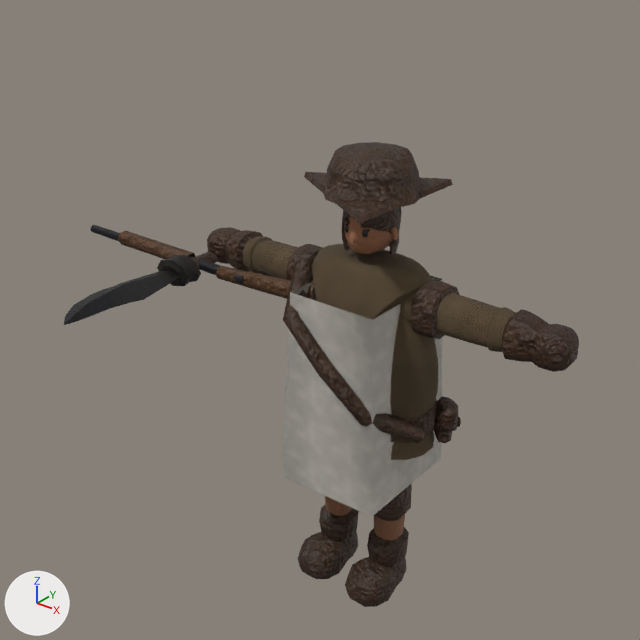
Before and after pictures for a commit that changed the glTF model csharp/Unciv.Godot/Packs/units/models/unit/Janissary.glb.
The view is the same before and after, from a 50 mm camera at (0.768, -1.09, 1.17) aimed at (-0.073, -0.039, 0.518). Lighting does not change. The marker at lower left points along +X, +Y and +Z. The older version comes first. Vertices at exactly the same position are counted once.

Objects in the first picture: 'Knife', 'Musket', 'Warrior'.
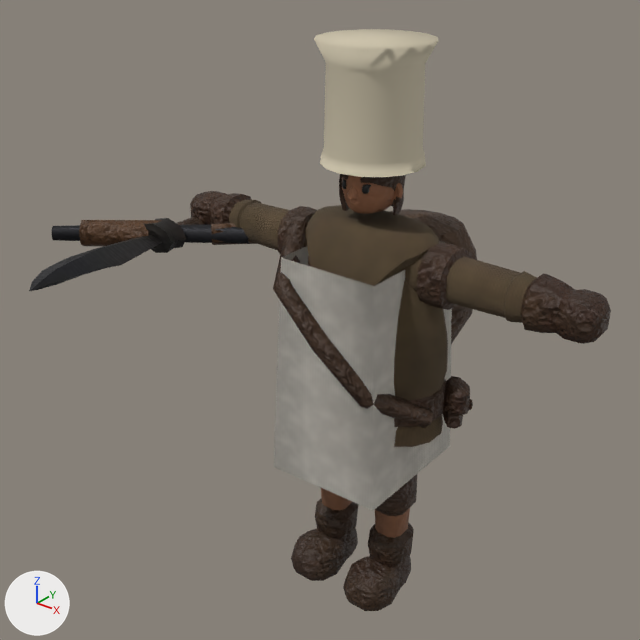
Pixel boxes (x1, y1, x2, y2) of what changed, in the pictures (640 x 640 px; the box of a moved part takes in the faces that stretch with it):
'Warrior', reshaped, moved, rescaled (13% wider, 25% taller): before (207, 142, 579, 607); after (190, 29, 611, 611)
'Knife', moved, rescaled (12% wider): before (64, 251, 220, 325); after (29, 217, 204, 291)
'Musket', reshaped, moved, rescaled: before (90, 225, 317, 301); after (52, 220, 257, 246)
part 1 of me_mesh_skinned, added (brown): after (390, 209, 477, 344)
part 2 of me_mesh_skinned, built on: before (304, 142, 450, 224); after (314, 29, 439, 177)
part 3 of me_mesh_skinned, recoloured: before (343, 172, 453, 223); after (320, 154, 381, 177)
part 4 of me_mesh_skinned, recoloured: before (343, 172, 453, 223); after (320, 154, 381, 177)
part 5 of me_mesh_musket, deleted (brown): before (118, 231, 196, 259)
part 6 of me_mesh_musket, moved or reshaped: before (90, 225, 317, 301); after (52, 220, 257, 246)

Patch to the scene script:
```diff
--- a/csharp/Unciv.Godot/Packs/units/models/unit/Janissary.glb.py
+++ b/csharp/Unciv.Godot/Packs/units/models/unit/Janissary.glb.py
@@ mat_bone @@
+mat_bone = bpy.data.materials.new('Bone')
+mat_bone.use_nodes = True; mat_bone.node_tree.nodes.clear()
+_N = mat_bone.node_tree.nodes; _L = mat_bone.node_tree.links
+n0 = _N.new('ShaderNodeBsdfPrincipled'); n0.name = 'Principled BSDF'
+n0.inputs[2].default_value = 0.8  # 'Roughness'
+n1 = _N.new('ShaderNodeOutputMaterial'); n1.name = 'Material Output'
+n2 = _N.new('ShaderNodeVertexColor'); n2.name = 'Color Attribute'
+_L.new(n0.outputs[0], n1.inputs[0])  # 'BSDF' to 'Surface'
+_L.new(n2.outputs[0], n0.inputs[0])  # 'Color' to 'Base Color'
@@ me_mesh_skinned @@
 # used by ob_warrior; location = (0.0, 0.0, -0.01); scale = (0.39, 0.39, 0.39)
-me_mesh_skinned.from_pydata(...)  # 2492 vertices, 4631 faces; spans x -0.92..0.92, y -0.33..0.3, z 0.02..2.11
+me_mesh_skinned.from_pydata(...)  # 2621 vertices, 4879 faces; spans x -0.92..0.92, y -0.33..0.54, z 0.02..2.3
+# me_mesh_skinned part 1: a new loose piece of 58 vertices spanning x -0.23..0.23, y 0.17..0.54, z 1.02..1.58, in mat_leather
+# me_mesh_skinned part 2
+# 27 vertices are removed from x -0.36..0.17, y -0.31..0.15, z 1.93..2.11
+# 79 faces are deleted
+# 24 vertices move from x -0.35..0.2, y -0.32..0.3, z 1.93..2.09 to x -0.19..0.18, y -0.19..0.19, z 1.87..1.92
+# 53 vertices are added at x -0.21..0.21, y -0.21..0.21, z 1.87..2.3
+# 5 new vertices lie (0.04, 0.06, 0.0) away from vertices in x -0.35..0.14, y -0.14..0.06, z 1.87..2.22
+# 143 new faces join them, mat_bone
+# me_mesh_skinned part 3: 17 kept faces spanning x -0.19..0.13, y -0.19..0.19, z 1.87..1.91 get new vertex colours; the middle colour goes from brown #422a16 to beige #cdc3aa
+# me_mesh_skinned part 4: 17 faces spanning x -0.19..0.13, y -0.19..0.19, z 1.87..1.91 switch from mat_leather to mat_bone
+# other edits to the shape of me_mesh_skinned do not show in these pictures
 me_mesh_skinned.materials.append(mat_wool)
@@ me_mesh_musket @@
 # used by ob_musket; location = (-0.289, -0.049, 0.567); rotation_euler = (1.571, 1.571, 0.0), in degrees (90, 90, 0); scale = (0.39, 0.39, 0.39)
-me_mesh_musket.from_pydata(...)  # 60 vertices, 108 faces; spans x -0.043..0.043, y -0.85..0.556, z -0.035..0.098
+me_mesh_musket.from_pydata(...)  # 60 vertices, 108 faces; spans x -0.058..0.058, y -0.493..0.428, z -0.355..0.455
+# me_mesh_musket part 5: the loose piece of 14 vertices spanning x -0.031..0.031, y -0.63..-0.15, z 0.014..0.086 is deleted
+# me_mesh_musket part 6
+# 46 vertices are removed from x -0.043..0.043, y -0.85..0.556, z -0.035..0.098
+# 84 faces are deleted
+# 54 vertices are added at x -0.058..0.058, y -0.493..0.428, z -0.355..0.455
+# 6 new vertices lie (0.058, 0.0, 0.0) away from vertices in x -0.058..-0.029, y -0.409..-0.087, z 0.113..0.395
+# 48 new faces join them, mat_iron
+# 60 new faces join them, mat_leather
 me_mesh_musket.materials.append(mat_iron)
@@ ob_warrior @@
 ob_warrior = bpy.data.objects.new('Warrior', me_mesh_skinned)
-ob_warrior.location = (0.0, 0.0, -0.01)
-ob_warrior.scale = (0.39, 0.39, 0.39)
+ob_warrior.location = (0.0, 0.0, -0.011)
+ob_warrior.scale = (0.43, 0.43, 0.43)
@@ ob_knife @@
 ob_knife = bpy.data.objects.new('Knife', me_mesh_knife)
-ob_knife.location = (-0.329, -0.053, 0.567)
+ob_knife.location = (-0.363, -0.049, 0.625)
 ob_knife.rotation_euler = (1.571, 0.0, 0.0)  # degrees (90, 0, 0)
-ob_knife.scale = (0.331, 0.331, 0.331)
+ob_knife.scale = (0.366, 0.366, 0.366)
@@ ob_musket @@
 ob_musket = bpy.data.objects.new('Musket', me_mesh_musket)
-ob_musket.location = (-0.289, -0.049, 0.567)
+ob_musket.location = (-0.318, -0.045, 0.625)
 ob_musket.rotation_euler = (1.571, 1.571, 0.0)  # degrees (90, 90, 0)
-ob_musket.scale = (0.39, 0.39, 0.39)
+ob_musket.scale = (0.43, 0.43, 0.43)
```
